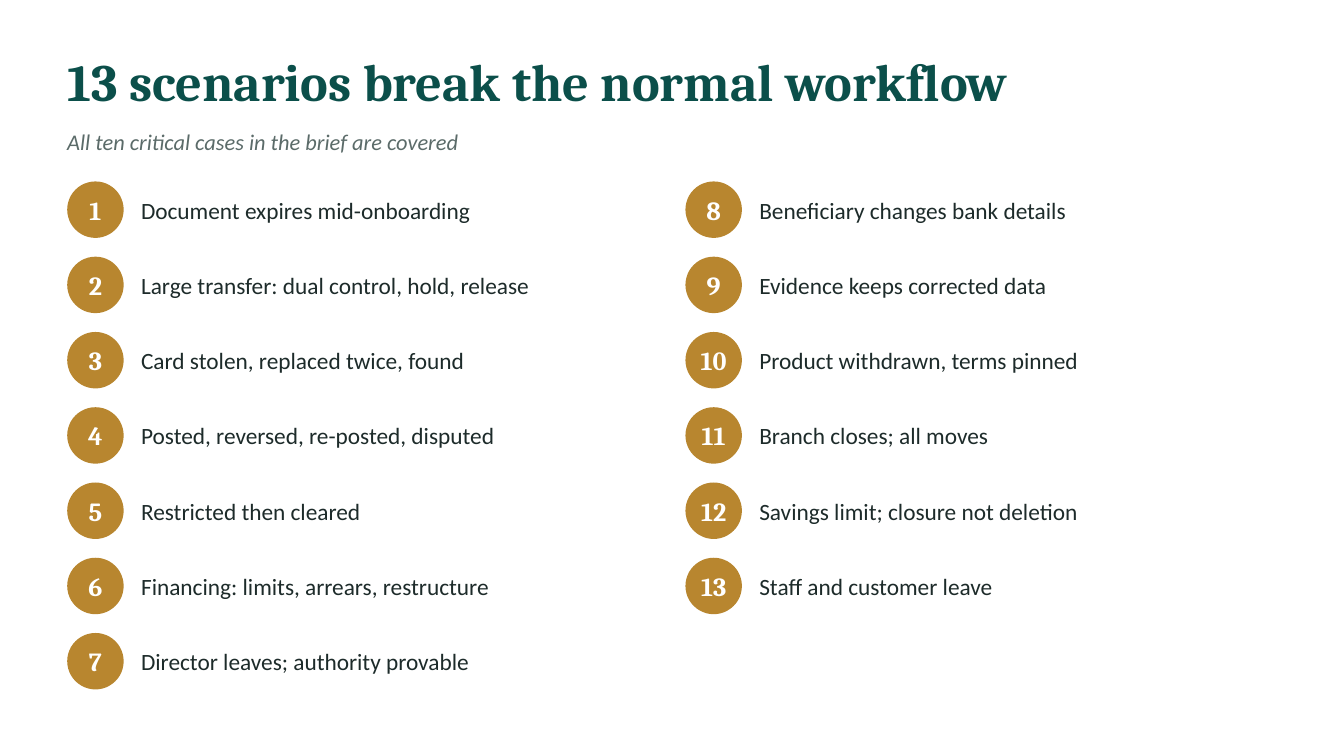
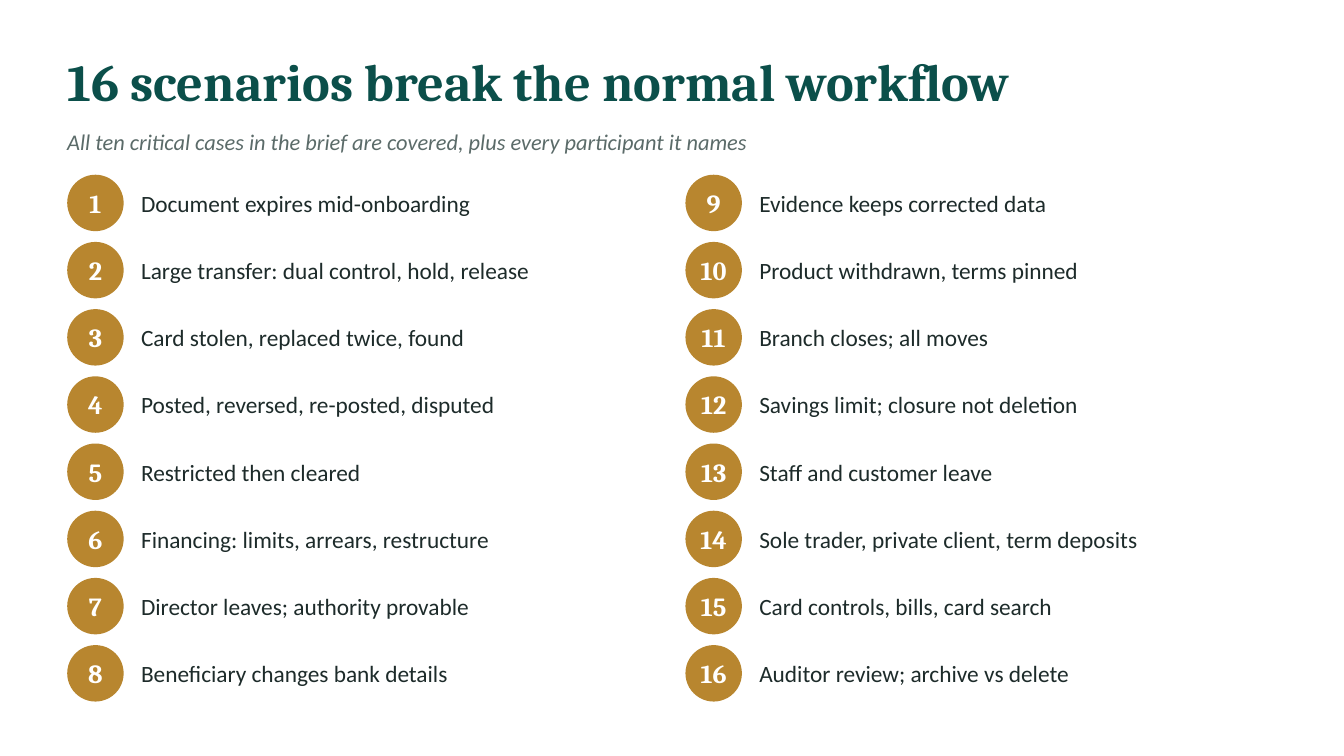
Before and after one commit to l255668-hash/commercial-banking, a slide deck: slide 9 of docs/Viva_Presentation.pptx. Drawn at 1344x756 pixels with LibreOffice and Linux fonts; fonts in the diff are those of the drawing. Boxes give left, top, right and bottom in pixels: in the first picture for what was removed or moved away, otherwise in the second. Text is boxed around its words. In the diff, an @@ line names an element or a change of style, - is before the commit and + after.

```diff
--- a/docs/Viva_Presentation.pptx
+++ b/docs/Viva_Presentation.pptx
@@ text at (67,64,1009,102): text changed @@
-13 scenarios break the normal workflow
+16 scenarios break the normal workflow
@@ text at (67,134,747,154): text changed @@
-All ten critical cases in the brief are covered
+All ten critical cases in the brief are covered, plus every participant it names
@@ 2 texts, 1 ellipse: place and size @@
-2 texts, 1 ellipse at (67,181,470,238)
+2 texts, 1 ellipse at (67,175,470,231)
@@ 2 texts, 1 ellipse: place and size @@
-2 texts, 1 ellipse at (685,257,1046,313)
+2 texts, 1 ellipse at (685,175,1046,231)
@@ 2 texts, 1 ellipse: place and size @@
-2 texts, 1 ellipse at (67,257,529,313)
+2 texts, 1 ellipse at (67,242,529,298)
@@ 2 texts, 1 ellipse: place and size @@
-2 texts, 1 ellipse at (685,332,1078,388)
+2 texts, 1 ellipse at (685,242,1078,298)
@@ 2 texts, 1 ellipse: place and size @@
-2 texts, 1 ellipse at (67,332,464,388)
+2 texts, 1 ellipse at (67,309,464,366)
@@ 2 texts, 1 ellipse: place and size @@
-2 texts, 1 ellipse at (685,407,988,464)
+2 texts, 1 ellipse at (685,309,988,366)
@@ 2 texts, 1 ellipse: place and size @@
-2 texts, 1 ellipse at (67,407,494,464)
+2 texts, 1 ellipse at (67,376,494,433)
@@ 2 texts, 1 ellipse: place and size @@
-2 texts, 1 ellipse at (685,482,1077,539)
+2 texts, 1 ellipse at (685,376,1077,433)
@@ 2 texts, 1 ellipse: place and size @@
-2 texts, 1 ellipse at (67,482,361,539)
+2 texts, 1 ellipse at (67,444,361,500)
@@ 2 texts, 1 ellipse: place and size @@
-2 texts, 1 ellipse at (685,558,993,614)
+2 texts, 1 ellipse at (685,444,993,500)
@@ 2 texts, 1 ellipse: place and size @@
-2 texts, 1 ellipse at (67,558,489,614)
+2 texts, 1 ellipse at (67,511,489,567)
@@ ellipse added at (685,511,742,567), fill #B8862F @@
@@ text added at (700,531,726,549), 14 pt, text #FFFFFF, bold @@
+14
@@ text added at (759,531,1137,552), 12.5 pt, text #1D2B2A @@
+Sole trader, private client, term deposits
@@ 2 texts, 1 ellipse: place and size @@
-2 texts, 1 ellipse at (67,633,469,689)
+2 texts, 1 ellipse at (67,578,469,634)
@@ ellipse added at (685,578,742,634), fill #B8862F @@
@@ text added at (701,598,727,616), 14 pt, text #FFFFFF, bold @@
+15
@@ text added at (759,598,1052,618), 12.5 pt, text #1D2B2A @@
+Card controls, bills, card search
@@ 2 texts, 1 ellipse: place and size @@
-2 texts, 1 ellipse at (685,181,1066,238)
+2 texts, 1 ellipse at (67,645,447,702)
@@ ellipse added at (685,645,742,702), fill #B8862F @@
@@ text added at (701,665,727,683), 14 pt, text #FFFFFF, bold @@
+16
@@ text added at (759,665,1069,685), 12.5 pt, text #1D2B2A @@
+Auditor review; archive vs delete
```
Also in this commit, not shown: 4 other slides changed, 1 slide added, 21 other files.
